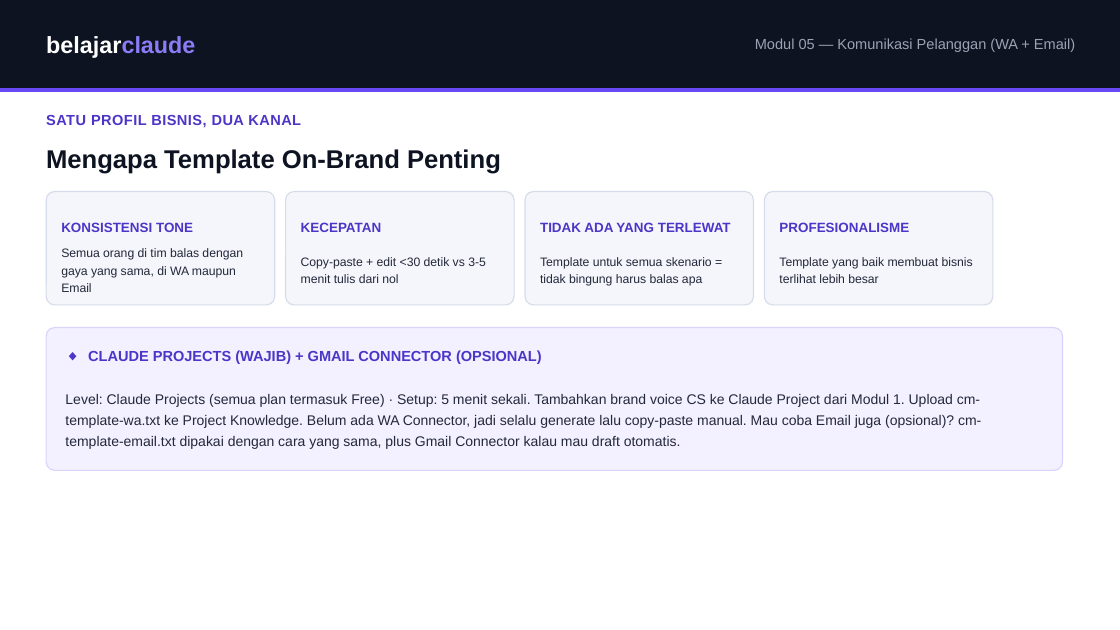
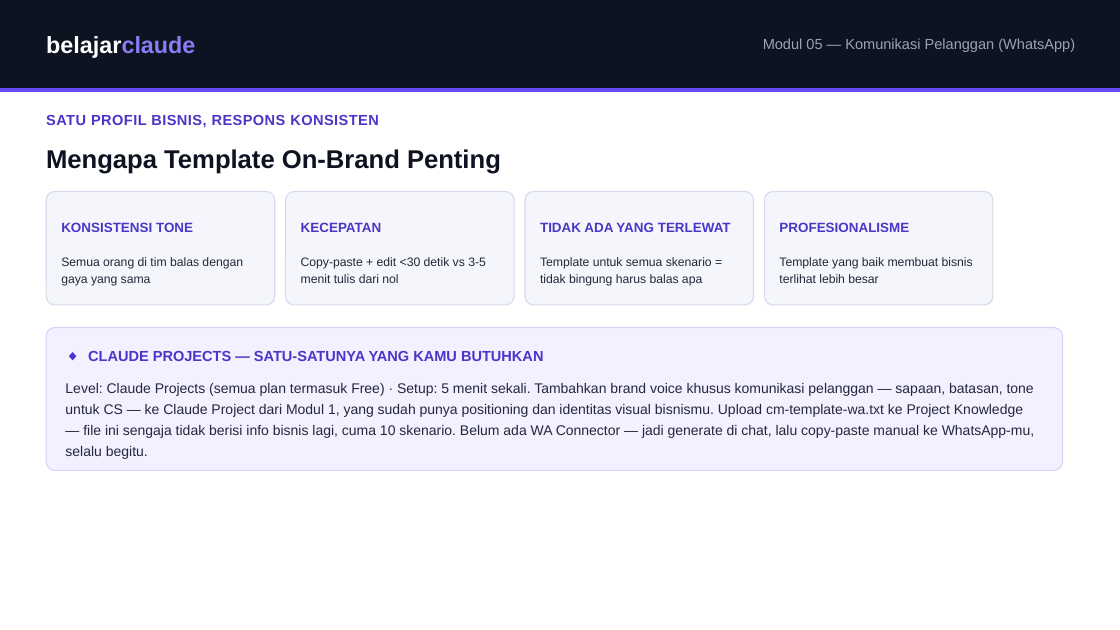
Before and after one commit to juliautomo/belajar-claude, a slide deck: slide 2 of Content-Marketing/M05-Komunikasi-Pelanggan/K3-M05-Komunikasi-Pelanggan.pptx. Drawn at 1120x630 pixels with LibreOffice and Linux fonts; fonts in the diff are those of the drawing. Boxes give left, top, right and bottom in pixels: in the first picture for what was removed or moved away, otherwise in the second. Text is boxed around its words. In the diff, an @@ line names an element or a change of style, - is before the commit and + after.

Commit message:
M05: remove Email entirely, WhatsApp-only module
- Module title/desc/tip-box/mistakes list all de-Email'd
- Replaced 6-card scenario grid with 10-card grid matching cm-template-wa.txt's real scenarios (adds complaint handling)
- Removed Cara Kerja: Email step-row and Contoh Prompt: Email block
- Deleted cm-template-email.txt - cm-template-wa.txt is now the sole supporting file
- Updated public preview (content-marketing.html) and admin.html module labels
- Reworked all 8 PPTX slides to match, re-rendered and visually verified each

Checkpoint 104

```diff
--- a/Content-Marketing/M05-Komunikasi-Pelanggan/K3-M05-Komunikasi-Pelanggan.pptx
+++ b/Content-Marketing/M05-Komunikasi-Pelanggan/K3-M05-Komunikasi-Pelanggan.pptx
@@ text at [763, 38, 1075, 52]: text changed @@
-Modul 05 — Komunikasi Pelanggan (WA + Email)
+Modul 05 — Komunikasi Pelanggan (WhatsApp)
@@ text at [46, 115, 379, 128]: text changed @@
-SATU PROFIL BISNIS, DUA KANAL
+SATU PROFIL BISNIS, RESPONS KONSISTEN
@@ text at [61, 257, 243, 286]: text changed @@
-Semua orang di tim balas dengan gaya yang sama, di WA maupun Email
+Semua orang di tim balas dengan gaya yang sama
@@ text at [88, 351, 544, 361]: text changed @@
-◆ CLAUDE PROJECTS (WAJIB) + GMAIL CONNECTOR (OPSIONAL)
+◆ CLAUDE PROJECTS — SATU-SATUNYA YANG KAMU BUTUHKAN
@@ text at [65, 383, 1034, 459]: text changed @@
-Level: Claude Projects (semua plan termasuk Free) · Setup: 5 menit sekali. Tambahkan brand voice CS ke Claude Project dari Modul 1. Upload cm-template-wa.txt ke Project Knowledge. Belum ada WA Connector, jadi selalu generate lalu copy-paste manual. Mau coba Email juga (opsional)? cm-template-email.txt dipakai dengan cara yang sama, plus Gmail Connector kalau mau draft otomatis.
+Level: Claude Projects (semua plan termasuk Free) · Setup: 5 menit sekali. Tambahkan brand voice khusus komunikasi pelanggan — sapaan, batasan, tone untuk CS — ke Claude Project dari Modul 1, yang sudah punya positioning dan identitas visual bisnismu. Upload cm-template-wa.txt ke Project Knowledge — file ini sengaja tidak berisi info bisnis lagi, cuma 10 skenario. Belum ada WA Connector — jadi generate di chat, lalu copy-paste manual ke WhatsApp-mu, selalu begitu.
```
Also in this commit, not shown: 6 other slides changed, 1 slide added, 1 slide removed, 5 other files.
